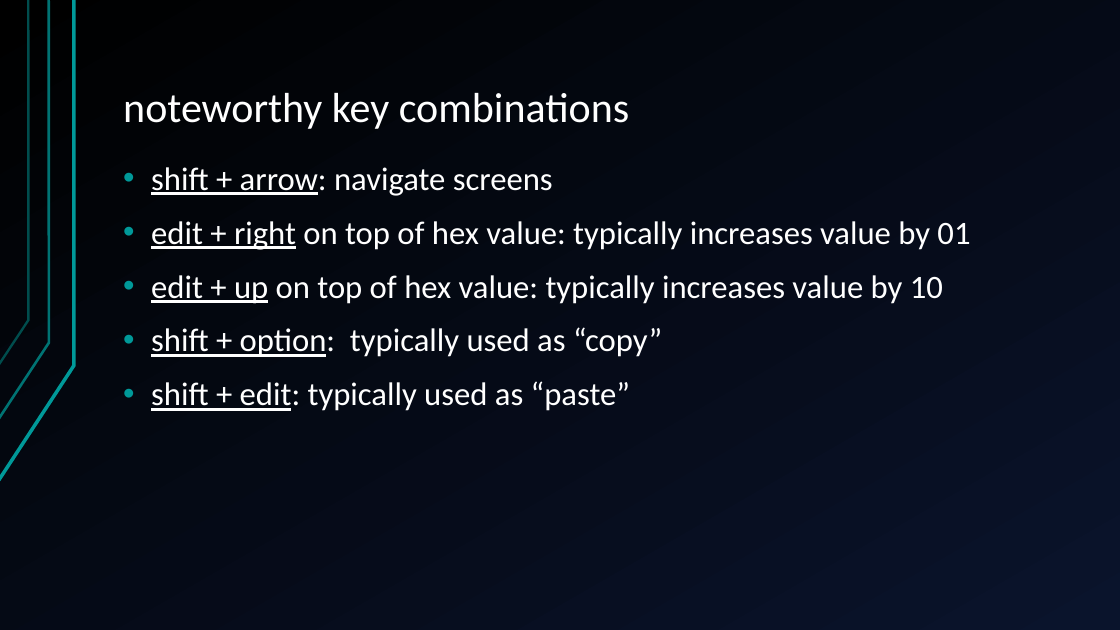
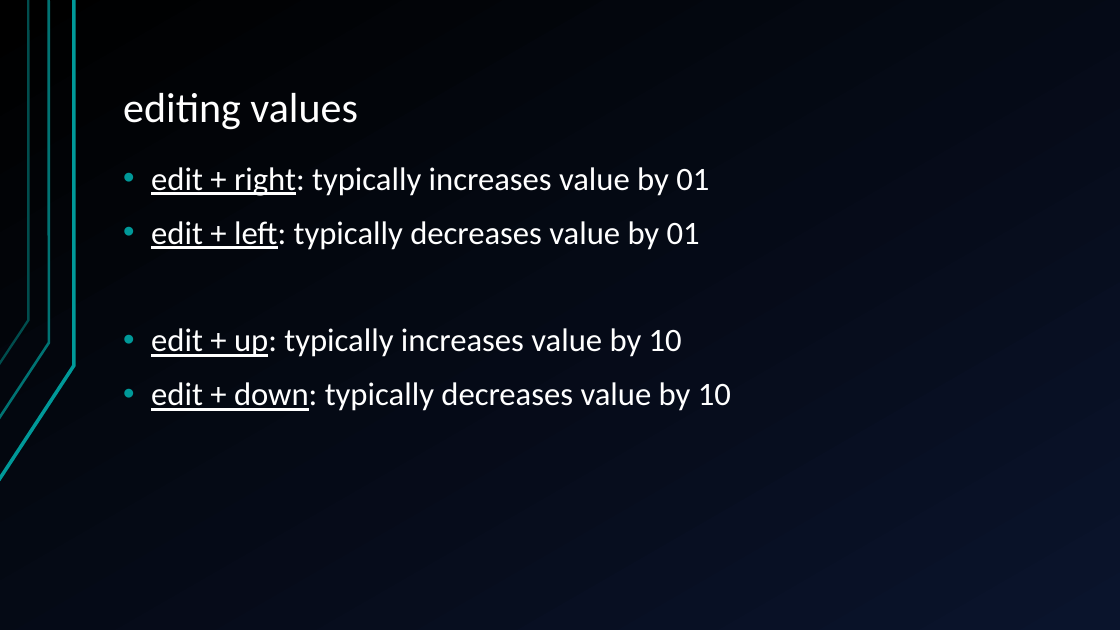
Before and after one commit to jegasus/m8-tracker-workshop, a slide deck: slide 15 of slides_v1.odp. Drawn at 1120x630 pixels with LibreOffice and Linux fonts; fonts in the diff are those of the drawing. Boxes give left, top, right and bottom in pixels: in the first picture for what was removed or moved away, otherwise in the second. Text is boxed around its words. In the diff, an @@ line names an element or a change of style, - is before the commit and + after.

```diff
--- a/slides_v1.odp
+++ b/slides_v1.odp
@@ title at bbox=[123, 93, 357, 130]: text changed @@
-noteworthy key combinations
+editing values
@@ text at bbox=[151, 167, 731, 411]: text changed @@
-• shift + arrow: navigate screens
-• edit + right on top of hex value: typically increases value by 01
-• edit + up on top of hex value: typically increases value by 10
-• shift + option: typically used as “copy”
-• shift + edit: typically used as “paste”
+• edit + right: typically increases value by 01
+• edit + left: typically decreases value by 01
+• edit + up: typically increases value by 10
+• edit + down: typically decreases value by 10
```
Also in this commit, not shown: 4 other slides changed, 1 slide added.
